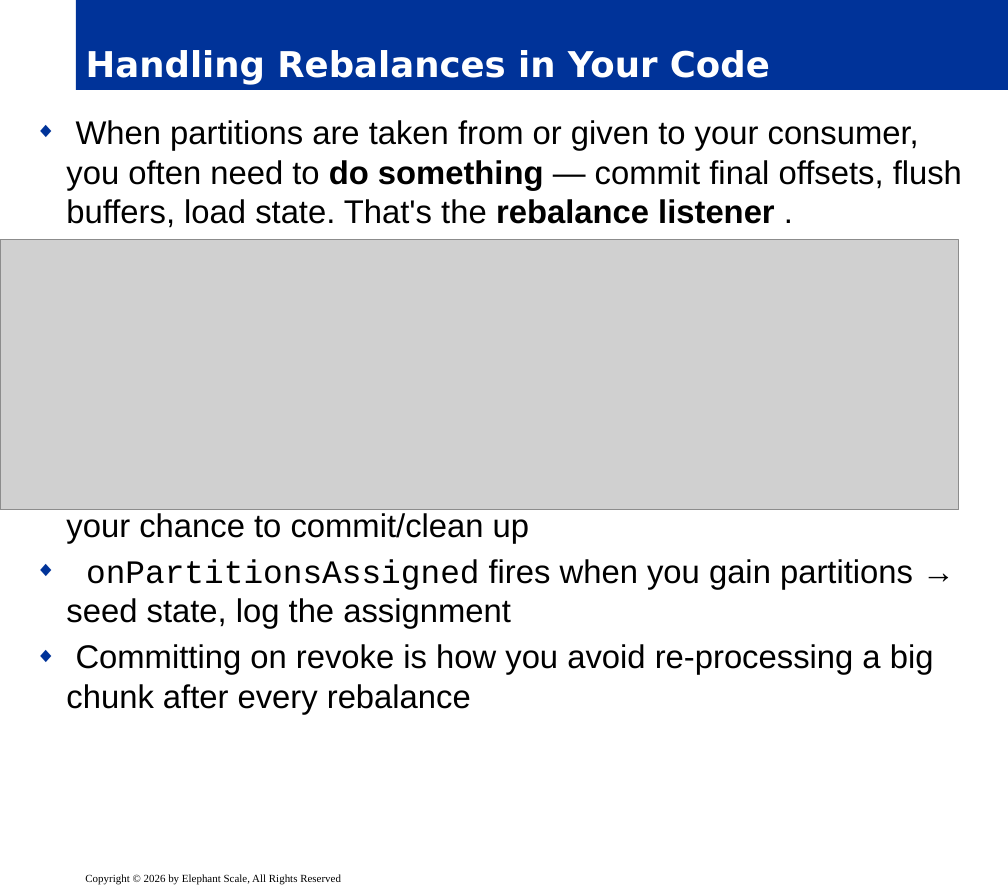
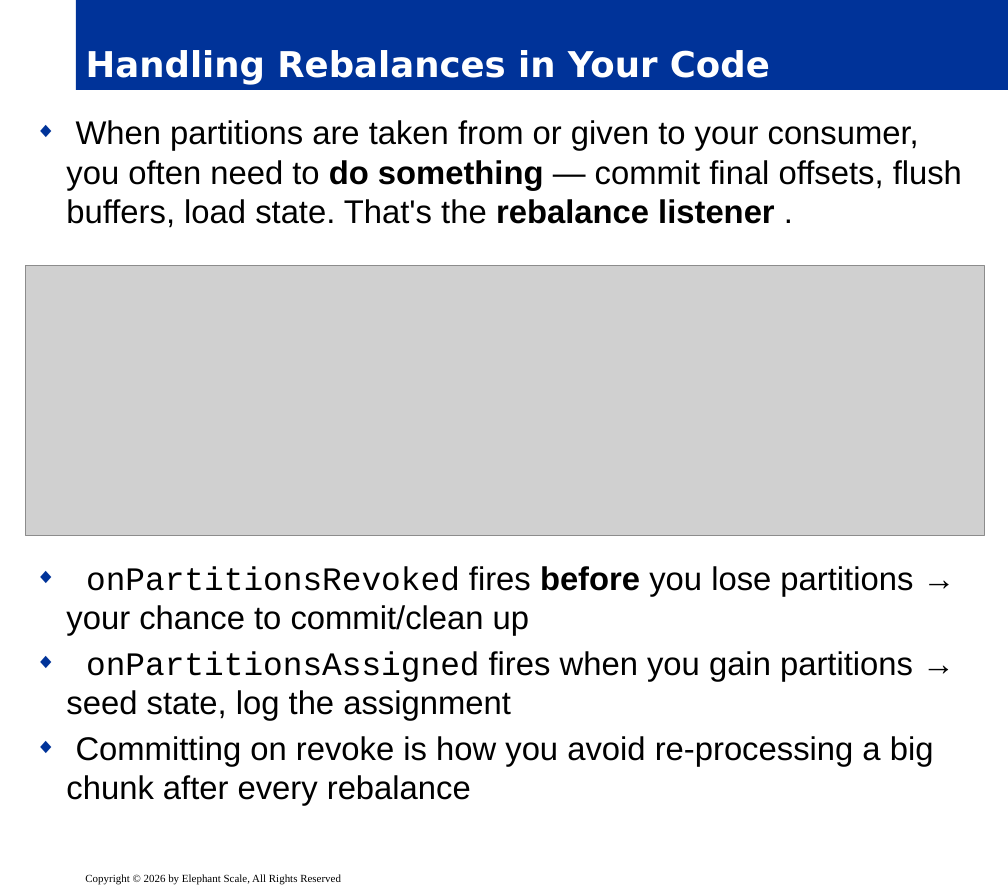
Before and after one commit to elephantscale/Apache-Kafka-for-Developers, a slide deck: slide 13 of slides/release/06__inter-2-consumer-internals.pptx. Drawn at 1008x892 pixels with LibreOffice and Linux fonts; fonts in the diff are those of the drawing; grey boxes stand for pictures; background and template pictures are left out. Boxes give left, top, right and bottom in pixels: in the first picture for what was removed or moved away, otherwise in the second. Text is boxed around its words. In the diff, an @@ line names an element or a change of style, - is before the commit and + after.

```diff
--- a/slides/release/06__inter-2-consumer-internals.pptx
+++ b/slides/release/06__inter-2-consumer-internals.pptx
@@ text "When partitions are taken from ..." rewrapped from (66, 120, 962, 714) to (66, 120, 962, 806) @@
@@ picture: place and size @@
-picture at (0, 240, 959, 510)
+picture at (26, 266, 984, 536)
```
Also in this commit, not shown: 4 other slides changed.
